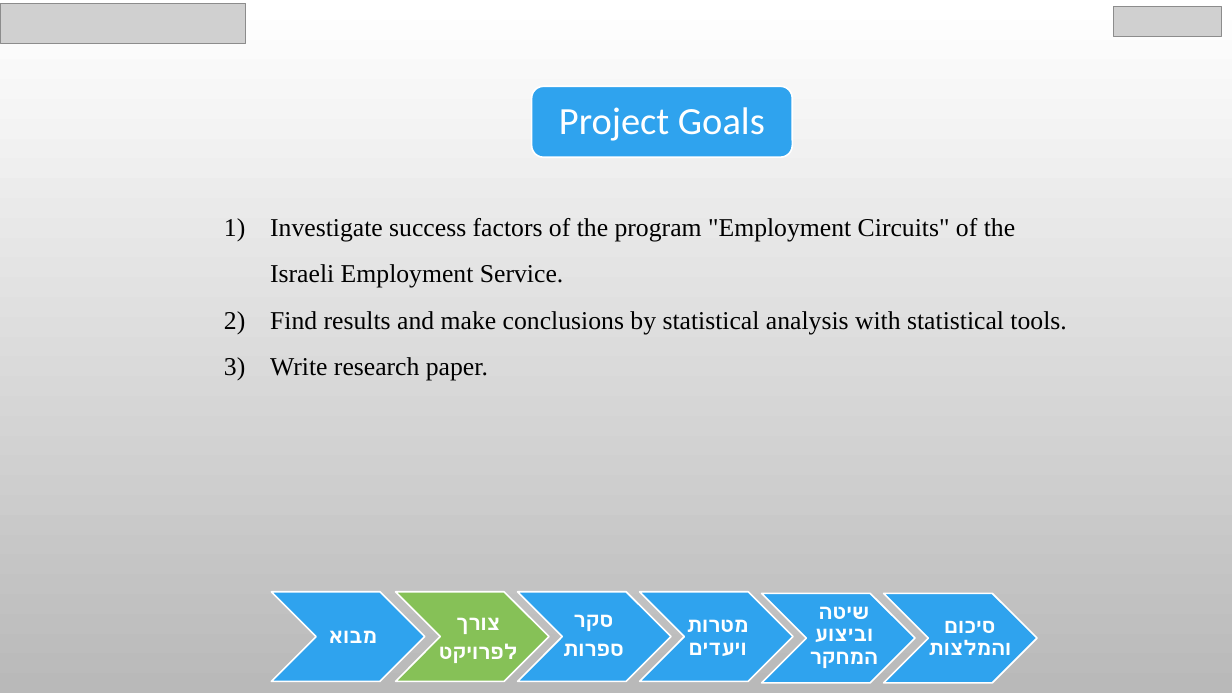
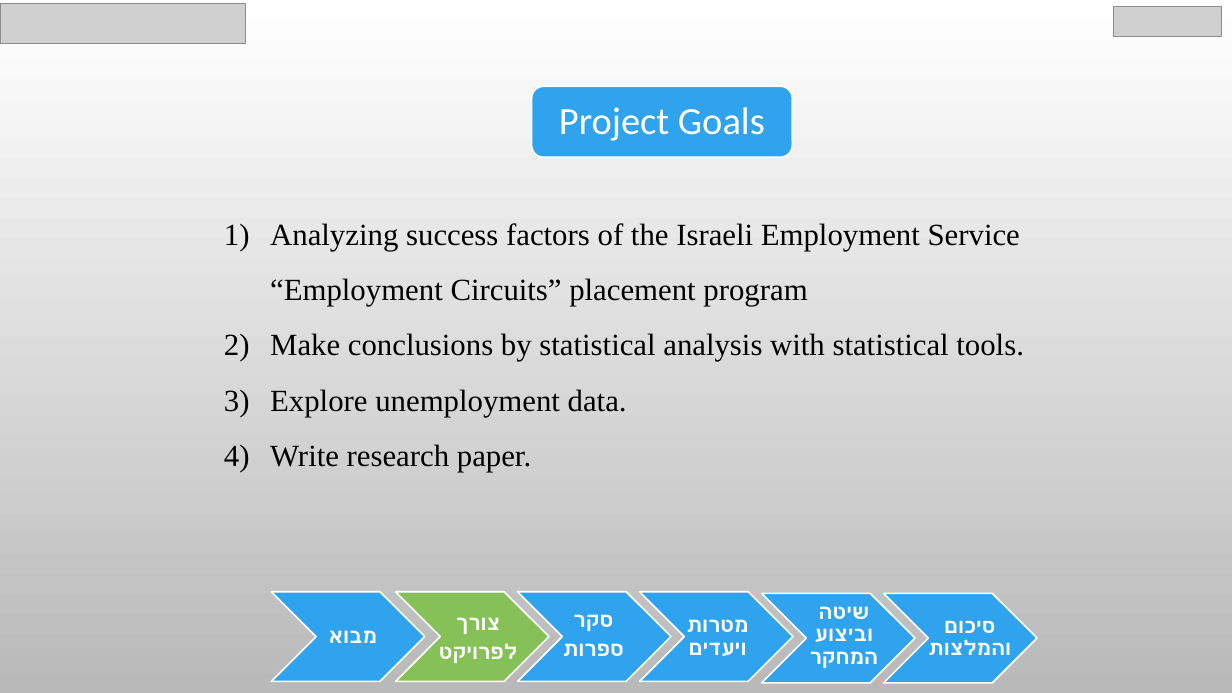
Before and after one commit to chen890/Final-Research-Project---IES, a slide deck: slide 4 of English Final Project.pptx. Drawn at 1232x693 pixels with LibreOffice and Linux fonts; fonts in the diff are those of the drawing; grey boxes stand for pictures; background and template pictures are left out. Boxes give left, top, right and bottom in pixels: in the first picture for what was removed or moved away, otherwise in the second. Text is boxed around its words. In the diff, an @@ line names an element or a change of style, - is before the commit and + after.

```diff
--- a/English Final Project.pptx
+++ b/English Final Project.pptx
@@ text at [270, 223, 1024, 417]: text changed; size 20 to 24 pt @@
-1) Investigate success factors of the program "Employment Circuits" of the Israeli Employment Service.
-2) Find results and make conclusions by statistical analysis with statistical tools.
+1) Analyzing success factors of the Israeli Employment Service “Employment Circuits” placement program
+2) Make conclusions by statistical analysis with statistical tools.
+3) Explore unemployment data.
@@ text at [270, 444, 531, 472]: size 20 to 24 pt in "Write research paper." @@
```
Also in this commit, not shown: 21 other slides changed, 2 slides added, 1 slide removed.
